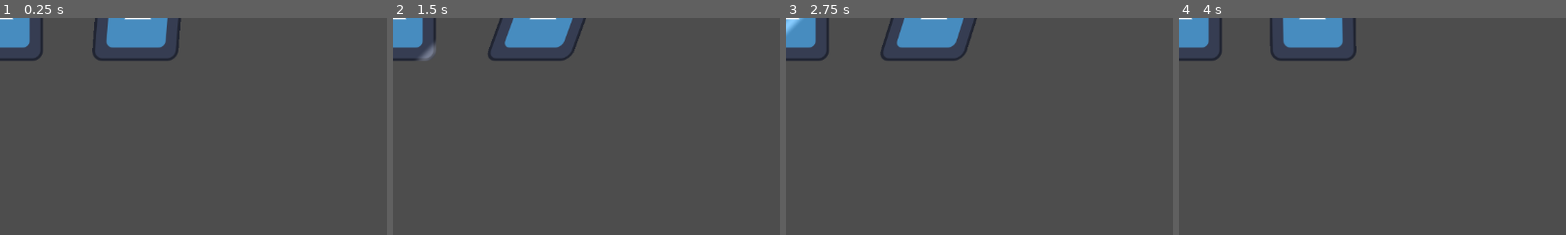
Above: before the commit, frames 1-4 (left to right).
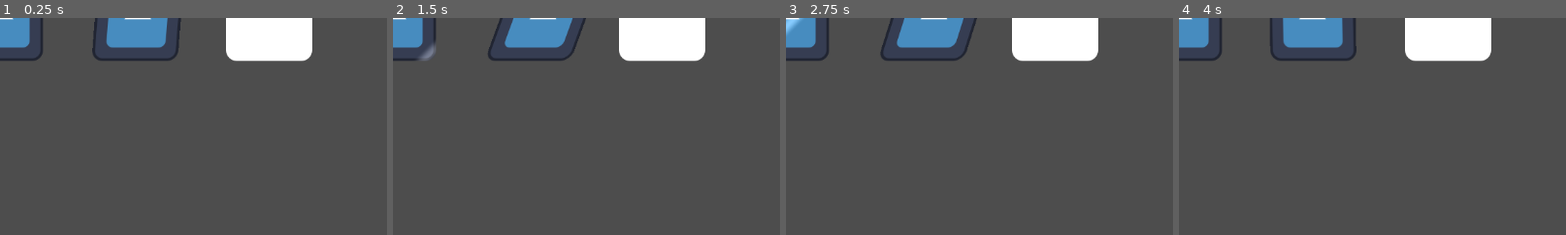
Above: after the commit, the same moments.

Repository: TheBrodsky/GTMK2024Submission
Game: Godot game, scene res://Shaders/ShaderShowcase.tscn
Two runs of this game, one before a commit and one after it. Both use one fixed random seed, a clock stepped at 60 frames per second and the inputs below. This scene is started directly instead of the project's main scene. The engine's default icon, where the game draws it, is replaced by a stand-in: a white triangle on a blue panel in a dark square.
Inputs:
- Up to frame 1 (0.25 s): no input
- Up to frame 2 (1.5 s): tap Enter (ui_accept) at 0.5, 0.77 s; hold Right (ui_right) from 0.53 s (still down); tap R (global_rewind) at 0.6 s; tap Shift (slow_mo) at 1.35 s
- Up to frame 3 (2.75 s): tap Enter (ui_accept) at 1.52, 2 s; release Right (ui_right) at 2.03 s; hold Left (ui_left) from 2.03 s (still down); tap R (global_rewind) at 2.1 s
- Up to frame 4 (4 s): release Left (ui_left) at 2.78 s; hold Right (ui_right) from 2.78 s (still down); tap Shift (slow_mo) at 2.85 s; tap Enter (ui_accept) at 3.02, 3.77 s; tap R (global_rewind) at 3.6 s
The pictures show only the part of the screen within x 0-50%, y 0-50%; the shares and areas given below are measured in that part.

The runs differ from the first frame. In frame 1, 4.4% of the frame differs, in the area x 58-81%, y 0-21%; in frame 2, 4.4%; in frame 3, 4.4%; in frame 4, 4.4%.

Commit message:
Created HitFlash shader and anim
Changes the color of a sprite for a brief moment

Diff:
--- a/Shaders/Grass.tres
+++ b/Shaders/Grass.tres
@@ -113,7 +113,6 @@
 
 }
 "
-graph_offset = Vector2(-1028.54, 49.5116)
 mode = 1
 flags/light_only = false
 nodes/vertex/0/position = Vector2(720, 120)
--- /dev/null
+++ b/Shaders/HitFlash.tres
@@ -0,0 +1,74 @@
+[gd_resource type="VisualShader" load_steps=5 format=3 uid="uid://dkdhw4o5cs7tl"]
+
+[sub_resource type="VisualShaderNodeColorParameter" id="VisualShaderNodeColorParameter_uf2r6"]
+parameter_name = "flashColor"
+default_value_enabled = true
+
+[sub_resource type="VisualShaderNodeInput" id="VisualShaderNodeInput_8438k"]
+input_name = "color"
+
+[sub_resource type="VisualShaderNodeBooleanParameter" id="VisualShaderNodeBooleanParameter_m7cul"]
+parameter_name = "isHit"
+default_value_enabled = true
+
+[sub_resource type="VisualShaderNodeIf" id="VisualShaderNodeIf_ym20a"]
+default_input_values = [0, 0.0, 1, 1.0, 2, 1e-05, 3, Vector3(0, 0, 0), 4, Vector3(0, 0, 0), 5, Vector3(0, 0, 0)]
+
+[resource]
+code = "shader_type canvas_item;
+render_mode blend_mix;
+
+uniform bool isHit = false;
+uniform vec4 flashColor : source_color = vec4(1.000000, 1.000000, 1.000000, 1.000000);
+
+
+
+void fragment() {
+// BooleanParameter:4
+	bool n_out4p0 = isHit;
+
+
+// ColorParameter:2
+	vec4 n_out2p0 = flashColor;
+
+
+// Input:3
+	vec4 n_out3p0 = COLOR;
+
+
+	vec3 n_out5p0;
+// If:5
+	float n_in5p1 = 1.00000;
+	float n_in5p2 = 0.00001;
+	if(abs((n_out4p0 ? 1.0 : 0.0) - n_in5p1) < n_in5p2)
+	{
+		n_out5p0 = vec3(n_out2p0.xyz);
+	}
+	else if((n_out4p0 ? 1.0 : 0.0) < n_in5p1)
+	{
+		n_out5p0 = vec3(n_out3p0.xyz);
+	}
+	else
+	{
+		n_out5p0 = vec3(n_out3p0.xyz);
+	}
+
+
+// Output:0
+	COLOR.rgb = n_out5p0;
+
+
+}
+"
+mode = 1
+flags/light_only = false
+nodes/fragment/0/position = Vector2(980, 80)
+nodes/fragment/2/node = SubResource("VisualShaderNodeColorParameter_uf2r6")
+nodes/fragment/2/position = Vector2(86, 346)
+nodes/fragment/3/node = SubResource("VisualShaderNodeInput_8438k")
+nodes/fragment/3/position = Vector2(20, 620)
+nodes/fragment/4/node = SubResource("VisualShaderNodeBooleanParameter_m7cul")
+nodes/fragment/4/position = Vector2(80, 80)
+nodes/fragment/5/node = SubResource("VisualShaderNodeIf_ym20a")
+nodes/fragment/5/position = Vector2(600, 80)
+nodes/fragment/connections = PackedInt32Array(4, 0, 5, 0, 5, 0, 0, 0, 2, 0, 5, 3, 3, 0, 5, 4, 3, 0, 5, 5)
--- a/Shaders/ShaderShowcase.tscn
+++ b/Shaders/ShaderShowcase.tscn
@@ -1,7 +1,8 @@
-[gd_scene load_steps=6 format=3 uid="uid://dfsjj1uixomig"]
+[gd_scene load_steps=11 format=3 uid="uid://dfsjj1uixomig"]
 
 [ext_resource type="Shader" path="res://Shaders/Highlight.gdshader" id="1_1i2w3"]
 [ext_resource type="Texture2D" uid="uid://bccyom5neuu1h" path="res://icon.svg" id="2_f5j0x"]
+[ext_resource type="Shader" uid="uid://dkdhw4o5cs7tl" path="res://Shaders/HitFlash.tres" id="3_jeraj"]
 [ext_resource type="Shader" uid="uid://dmpvmqdo37w0v" path="res://Shaders/Grass.tres" id="3_rd42b"]
 
 [sub_resource type="ShaderMaterial" id="ShaderMaterial_2p7xn"]
@@ -12,10 +13,53 @@
 shader_parameter/speed = 1.0
 shader_parameter/waitCycles = 1.0
 
-[sub_resource type="ShaderMaterial" id="ShaderMaterial_1luqe"]
+[sub_resource type="ShaderMaterial" id="ShaderMaterial_gb4ik"]
 shader = ExtResource("3_rd42b")
 shader_parameter/Speed = 0.8
 shader_parameter/SwayStrength = 50.0
+
+[sub_resource type="ShaderMaterial" id="ShaderMaterial_1luqe"]
+resource_local_to_scene = true
+shader = ExtResource("3_jeraj")
+shader_parameter/isHit = true
+shader_parameter/flashColor = Color(1, 1, 1, 1)
+
+[sub_resource type="Animation" id="Animation_aqtb1"]
+resource_name = "HitFlash"
+length = 0.2
+tracks/0/type = "value"
+tracks/0/imported = false
+tracks/0/enabled = true
+tracks/0/path = NodePath("HitFlash:material:shader_parameter/isHit")
+tracks/0/interp = 1
+tracks/0/loop_wrap = true
+tracks/0/keys = {
+"times": PackedFloat32Array(0, 0.2),
+"transitions": PackedFloat32Array(1, 1),
+"update": 1,
+"values": [true, false]
+}
+
+[sub_resource type="Animation" id="Animation_mvaee"]
+length = 0.001
+tracks/0/type = "value"
+tracks/0/imported = false
+tracks/0/enabled = true
+tracks/0/path = NodePath("HitFlash:material:shader_parameter/isHit")
+tracks/0/interp = 1
+tracks/0/loop_wrap = true
+tracks/0/keys = {
+"times": PackedFloat32Array(0),
+"transitions": PackedFloat32Array(1),
+"update": 1,
+"values": [true]
+}
+
+[sub_resource type="AnimationLibrary" id="AnimationLibrary_0hcbf"]
+_data = {
+"HitFlash": SubResource("Animation_aqtb1"),
+"RESET": SubResource("Animation_mvaee")
+}
 
 [node name="Highlight" type="Node2D"]
 
@@ -24,6 +68,16 @@
 texture = ExtResource("2_f5j0x")
 
 [node name="Grass" type="Sprite2D" parent="."]
-material = SubResource("ShaderMaterial_1luqe")
+material = SubResource("ShaderMaterial_gb4ik")
 position = Vector2(200, 0)
 texture = ExtResource("2_f5j0x")
+
+[node name="HitFlash" type="Sprite2D" parent="."]
+material = SubResource("ShaderMaterial_1luqe")
+position = Vector2(400, 0)
+texture = ExtResource("2_f5j0x")
+
+[node name="HitFlashAnimationPlayer" type="AnimationPlayer" parent="."]
+libraries = {
+"": SubResource("AnimationLibrary_0hcbf")
+}
